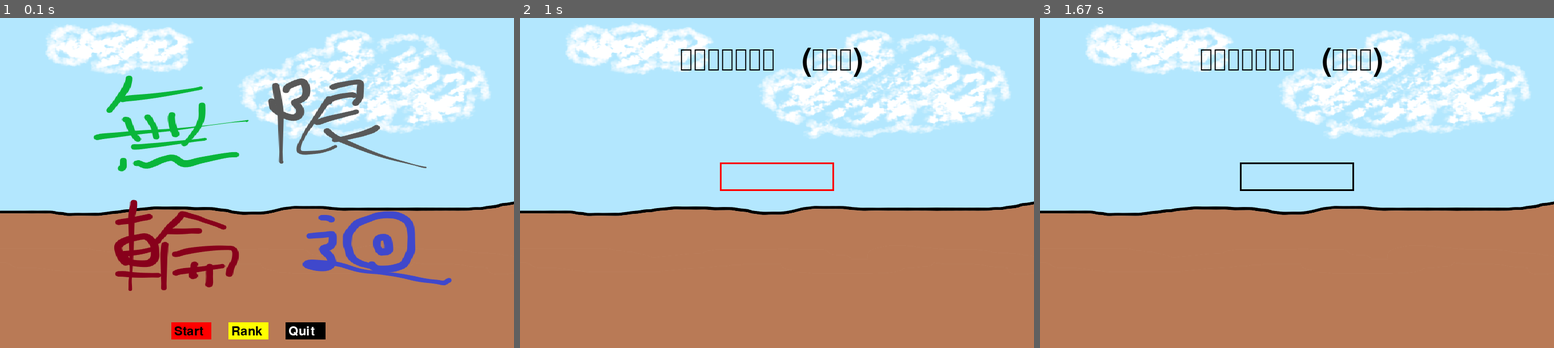
Above: before the commit, frames 1-3 (left to right).
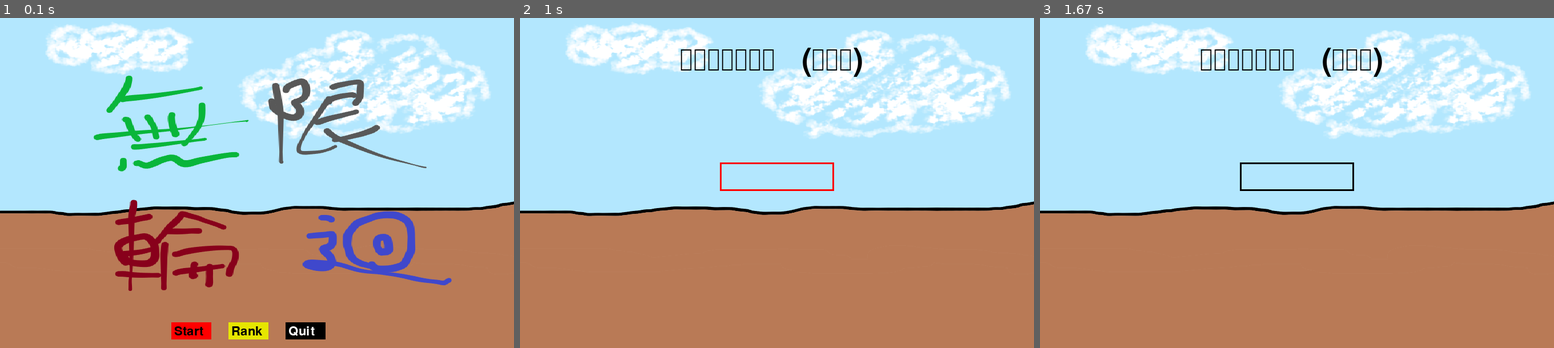
Above: after the commit, the same moments.

Repository: razersword21/pygame-card
Game: pygame game, started from main.py
Two runs of this game, one before a commit and one after it. Both use one fixed random seed, a clock stepped at 60 frames per second and the inputs below.
Inputs (mouse positions are in pixels of both pictures, inside the frame that each line leads up to):
- Up to frame 1 (0.1 s): no input
- Up to frame 2 (1 s): click "Start" at 0.38 s; click (777, 176) at 0.72 s
- Up to frame 3 (1.67 s): click (1137, 126) at 1.05 s

The runs differ from the first frame. In frame 1, 0.3% of the frame differs, in the area x 44-53%, y 92-98%; in frame 2, nothing differs; in frame 3, nothing differs.

Commit message:
updata v4.0.2

Diff:
--- a/main.py
+++ b/main.py
@@ -16,7 +16,6 @@
     global GAME_CONTROL
     pygame.init()
     pygame.display.set_caption('數值-無限地牢')  # 遊戲標題
-
     win = pygame.display.set_mode((900, 600))  # 窗口尺寸
 
     base_font = pygame.font.Font('font/ChenYuluoyan-Thin.ttf', 32)
--- a/src/objects.py
+++ b/src/objects.py
@@ -6,7 +6,7 @@
 BLACK = (0,0,0)
 GREEN = (0,255,0)
 PURPLE = (116,0,179)
-YELLOW = (255,255,0)
+YELLOW = (230,230,0)
 Coconut_Brown = (77,31,0)
 
 class Intro(pygame.sprite.Sprite):
--- a/src/params.py
+++ b/src/params.py
@@ -27,7 +27,7 @@
     high_level_deck = [guard_card,keep_heal,add_magic,dragon_card,broke_shield,max_hp_card]
 
 class params():
-    init_max_hp,init_max_de,init_max_magic,money = 10,0,3,0
+    init_max_hp,init_max_de,init_max_magic,money = 15,0,3,0
     add_hp = 20
     add_value = 1
     add_pass_money = 150
